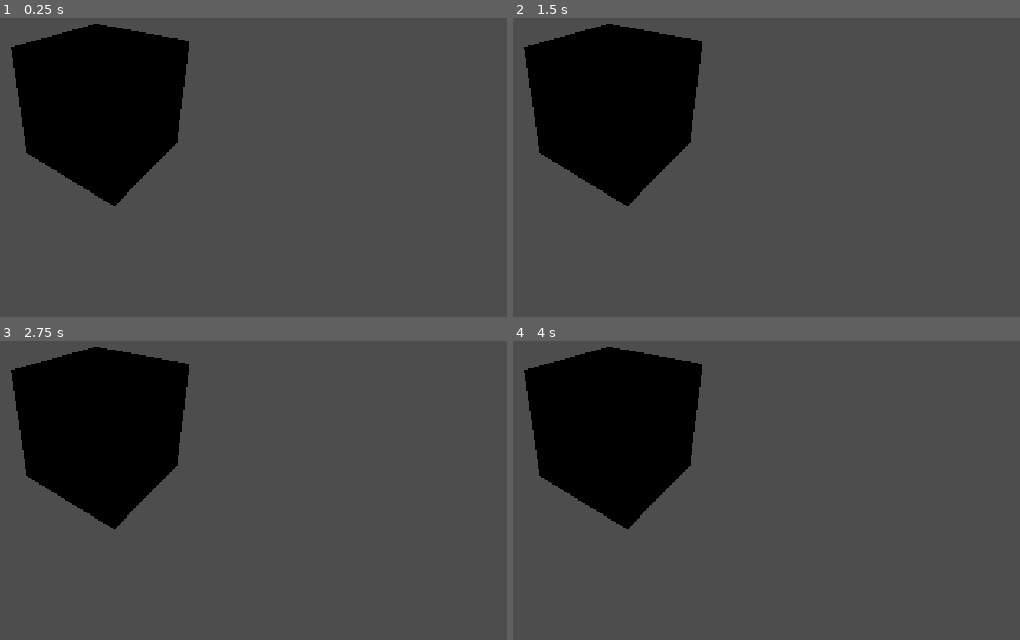
Above: before the commit, frames 1-4 (two rows, left to right).
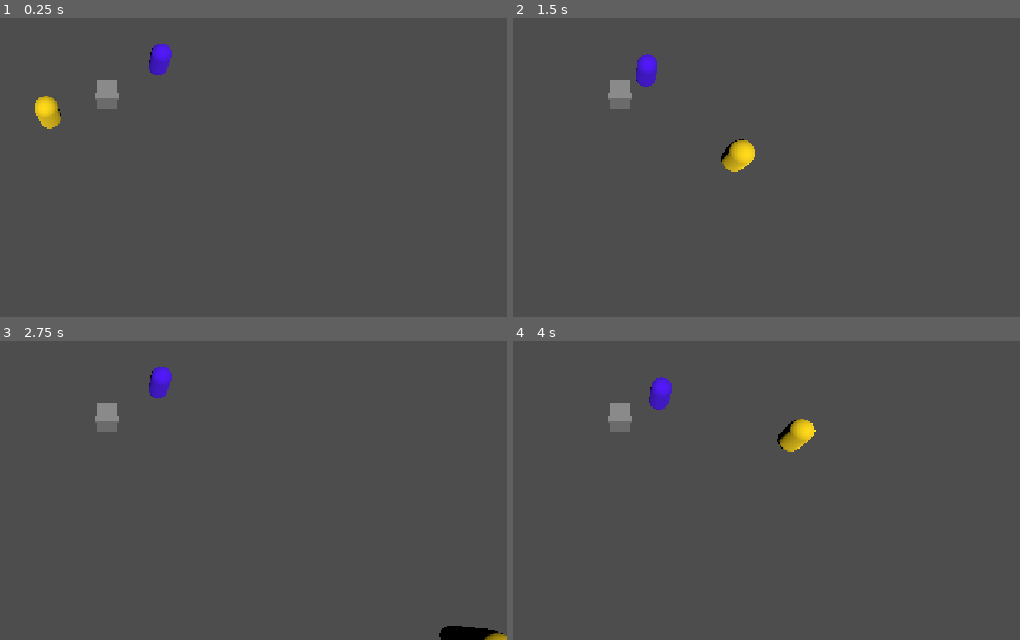
Above: after the commit, the same moments.

Repository: ZacharyOuellet/GMTK2026
Game: Godot game, scene res://scene/MainGame.tscn
The game is run twice, just before and just after one commit, with the same random seed, the same clock (stepped at 60 frames per second) and the same inputs. Before the commit the project starts from res://MainGame.tscn.
Inputs:
- Up to frame 1 (0.25 s): no input
- Up to frame 2 (1.5 s): tap Enter at 0.5 s; hold D (right_1, bound only after the commit) 0.53-1.28 s; tap Down (down_2, bound only after the commit) at 0.6 s; tap Left (left_2, bound only after the commit) at 0.8, 1.35 s; hold S (down_1, bound only after the commit) from 1.28 s (still down)
- Up to frame 3 (2.75 s): tap Right (right_2, bound only after the commit) at 1.55, 2.1 s; release S (down_1, bound only after the commit) at 2.03 s; hold D (right_1, bound only after the commit) from 2.03 s (still down); tap Up (up_2, bound only after the commit) at 2.3 s
- Up to frame 4 (4 s): release D (right_1, bound only after the commit) at 2.78 s; hold W (up_1, bound only after the commit) 2.78-3.53 s; tap Up (up_2, bound only after the commit) at 2.85 s; tap Down (down_2, bound only after the commit) at 3.05, 3.6 s; hold A (left_1, bound only after the commit) from 3.53 s (still down); tap Left (left_2, bound only after the commit) at 3.8 s

The runs differ from the first frame. In frame 1, 15% of the frame differs, in the area x 2-38%, y 2-63%; in frame 2, 16%; in frame 3, 16%; in frame 4, 16%, in the area x 2-60%, y 2-63%.

Commit message:
add two players (purple and yellow). Player1 moves with AWSD and Player2 with the arrows

Diff:
--- a/MainGame.tscn
+++ /dev/null
@@ -1,11 +0,0 @@
-[gd_scene format=3 uid="uid://d61irsi7l65p"]
-
-[sub_resource type="BoxMesh" id="BoxMesh_bpmhk"]
-
-[node name="MainGame" type="Node3D" unique_id=1631344264]
-
-[node name="Camera3D" type="Camera3D" parent="." unique_id=2091930083]
-transform = Transform3D(0.78399086, -0.27198505, 0.55801666, 0, 0.8989069, 0.4381397, -0.6207725, -0.34349748, 0.7047348, 1.4166815, 1.1734246, 1.7411661)
-
-[node name="MeshInstance3D" type="MeshInstance3D" parent="." unique_id=663757528]
-mesh = SubResource("BoxMesh_bpmhk")
--- a/project.godot
+++ b/project.godot
@@ -20,6 +20,49 @@
 window/stretch/mode="canvas_items"
 window/stretch/aspect="expand"
 
+[input]
+
+up_1={
+"deadzone": 0.2,
+"events": [Object(InputEventKey,"resource_local_to_scene":false,"resource_name":"","device":-1,"window_id":0,"alt_pressed":false,"shift_pressed":false,"ctrl_pressed":false,"meta_pressed":false,"pressed":false,"keycode":0,"physical_keycode":87,"key_label":0,"unicode":119,"location":0,"echo":false,"script":null)
+]
+}
+down_1={
+"deadzone": 0.2,
+"events": [Object(InputEventKey,"resource_local_to_scene":false,"resource_name":"","device":-1,"window_id":0,"alt_pressed":false,"shift_pressed":false,"ctrl_pressed":false,"meta_pressed":false,"pressed":false,"keycode":0,"physical_keycode":83,"key_label":0,"unicode":115,"location":0,"echo":false,"script":null)
+]
+}
+left_1={
+"deadzone": 0.2,
+"events": [Object(InputEventKey,"resource_local_to_scene":false,"resource_name":"","device":-1,"window_id":0,"alt_pressed":false,"shift_pressed":false,"ctrl_pressed":false,"meta_pressed":false,"pressed":false,"keycode":0,"physical_keycode":65,"key_label":0,"unicode":97,"location":0,"echo":false,"script":null)
+]
+}
+right_1={
+"deadzone": 0.2,
+"events": [Object(InputEventKey,"resource_local_to_scene":false,"resource_name":"","device":-1,"window_id":0,"alt_pressed":false,"shift_pressed":false,"ctrl_pressed":false,"meta_pressed":false,"pressed":false,"keycode":0,"physical_keycode":68,"key_label":0,"unicode":100,"location":0,"echo":false,"script":null)
+]
+}
+up_2={
+"deadzone": 0.2,
+"events": [Object(InputEventKey,"resource_local_to_scene":false,"resource_name":"","device":-1,"window_id":0,"alt_pressed":false,"shift_pressed":false,"ctrl_pressed":false,"meta_pressed":false,"pressed":false,"keycode":0,"physical_keycode":4194320,"key_label":0,"unicode":0,"location":0,"echo":false,"script":null)
+]
+}
+down_2={
+"deadzone": 0.2,
+"events": [Object(InputEventKey,"resource_local_to_scene":false,"resource_name":"","device":-1,"window_id":0,"alt_pressed":false,"shift_pressed":false,"ctrl_pressed":false,"meta_pressed":false,"pressed":false,"keycode":0,"physical_keycode":4194322,"key_label":0,"unicode":0,"location":0,"echo":false,"script":null)
+]
+}
+left_2={
+"deadzone": 0.2,
+"events": [Object(InputEventKey,"resource_local_to_scene":false,"resource_name":"","device":-1,"window_id":0,"alt_pressed":false,"shift_pressed":false,"ctrl_pressed":false,"meta_pressed":false,"pressed":false,"keycode":0,"physical_keycode":4194319,"key_label":0,"unicode":0,"location":0,"echo":false,"script":null)
+]
+}
+right_2={
+"deadzone": 0.2,
+"events": [Object(InputEventKey,"resource_local_to_scene":false,"resource_name":"","device":-1,"window_id":0,"alt_pressed":false,"shift_pressed":false,"ctrl_pressed":false,"meta_pressed":false,"pressed":false,"keycode":0,"physical_keycode":4194321,"key_label":0,"unicode":0,"location":0,"echo":false,"script":null)
+]
+}
+
 [physics]
 
 3d/physics_engine="Jolt Physics"
--- /dev/null
+++ b/scene/MainGame.tscn
@@ -0,0 +1,23 @@
+[gd_scene format=3 uid="uid://d61irsi7l65p"]
+
+[ext_resource type="PackedScene" uid="uid://cr3l7x8g53tq4" path="res://scene/player/player.tscn" id="1_2m57j"]
+
+[sub_resource type="BoxMesh" id="BoxMesh_bpmhk"]
+
+[node name="MainGame" type="Node3D" unique_id=1631344264]
+
+[node name="Camera3D" type="Camera3D" parent="." unique_id=2091930083]
+transform = Transform3D(1, 0, 0, 0, 0.5075384, 0.8616291, 0, -0.8616291, 0.5075384, 0, 12.239, 7.063)
+
+[node name="MeshInstance3D" type="MeshInstance3D" parent="." unique_id=663757528]
+mesh = SubResource("BoxMesh_bpmhk")
+
+[node name="Player1" parent="." unique_id=308101449 instance=ExtResource("1_2m57j")]
+transform = Transform3D(1, 0, 0, 0, 1, 0, 0, 0, 1, -2.6349921, 0.42191982, 1.1768541)
+
+[node name="Player2" parent="." unique_id=1753972874 instance=ExtResource("1_2m57j")]
+transform = Transform3D(1, 0, 0, 0, 1, 0, 0, 0, 1, 2.6258504, 0.4592849, -1.7204175)
+player_id = 2
+
+[node name="DirectionalLight3D" type="DirectionalLight3D" parent="." unique_id=1684649353]
+transform = Transform3D(1, 0, 0, 0, 0.5075384, 0.8616291, 0, -0.8616291, 0.5075384, 0, 14.563856, 0)
--- /dev/null
+++ b/scene/player/player.gd
@@ -0,0 +1,33 @@
+extends CharacterBody3D
+
+@export var player_id : int = 1
+@export var speed : int = 10
+
+var direction : Vector2
+
+# Called when the node enters the scene tree for the first time.
+func _ready() -> void:
+	pass # Replace with function body.
+	if player_id == 1:
+		var material = StandardMaterial3D.new()
+		$MeshInstance3D.material_override = material
+		material.albedo_color = Color(1.0, 0.847, 0.004, 1.0)
+
+	if player_id == 2:
+		var material = StandardMaterial3D.new()
+		$MeshInstance3D.material_override = material
+		material.albedo_color = Color(0.302, 0.0, 0.976, 1.0)
+
+# Called every frame. 'delta' is the elapsed time since the previous frame.
+func _process(delta: float) -> void:
+	pass
+
+func _physics_process(delta: float) -> void:
+	if player_id == 1:
+		direction = Input.get_vector("left_1", "right_1", "up_1", "down_1")
+	if player_id == 2:
+		direction = Input.get_vector("left_2", "right_2", "up_2", "down_2")
+
+	velocity.x = direction.x * speed
+	velocity.z = direction.y * speed
+	move_and_slide()
--- /dev/null
+++ b/scene/player/player.tscn
@@ -0,0 +1,31 @@
+[gd_scene format=3 uid="uid://cr3l7x8g53tq4"]
+
+[ext_resource type="Script" uid="uid://cylo88e7j58gv" path="res://scene/player/player.gd" id="1_v7pse"]
+
+[sub_resource type="CapsuleShape3D" id="CapsuleShape3D_pa3om"]
+
+[sub_resource type="CapsuleMesh" id="CapsuleMesh_pa3om"]
+
+[sub_resource type="GDScript" id="GDScript_v7pse"]
+script/source = "extends MeshInstance3D
+
+
+# Called when the node enters the scene tree for the first time.
+func _ready() -> void:
+	pass # Replace with function body.
+
+
+# Called every frame. 'delta' is the elapsed time since the previous frame.
+func _process(delta: float) -> void:
+	pass
+"
+
+[node name="CharacterBody3D" type="CharacterBody3D" unique_id=308101449]
+script = ExtResource("1_v7pse")
+
+[node name="CollisionShape3D" type="CollisionShape3D" parent="." unique_id=602623730]
+shape = SubResource("CapsuleShape3D_pa3om")
+
+[node name="MeshInstance3D" type="MeshInstance3D" parent="." unique_id=563245823]
+mesh = SubResource("CapsuleMesh_pa3om")
+script = SubResource("GDScript_v7pse")
Not shown, added: scene/player/player.gd.uid
Not shown, changed: .gitignore
